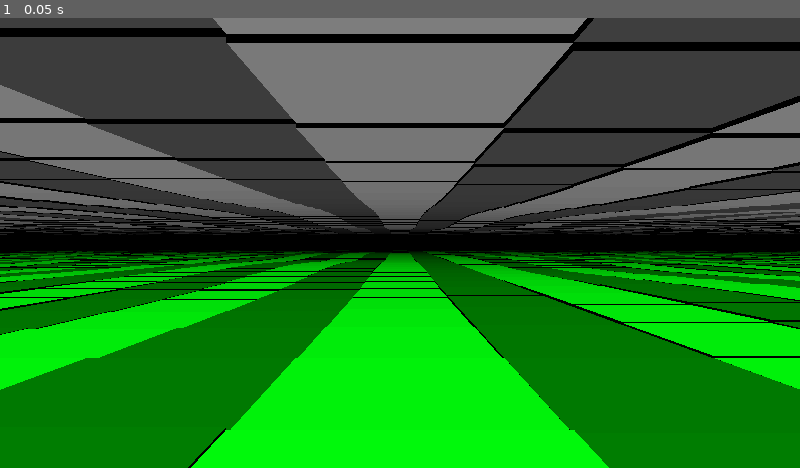
Above: before the commit, frame 1.
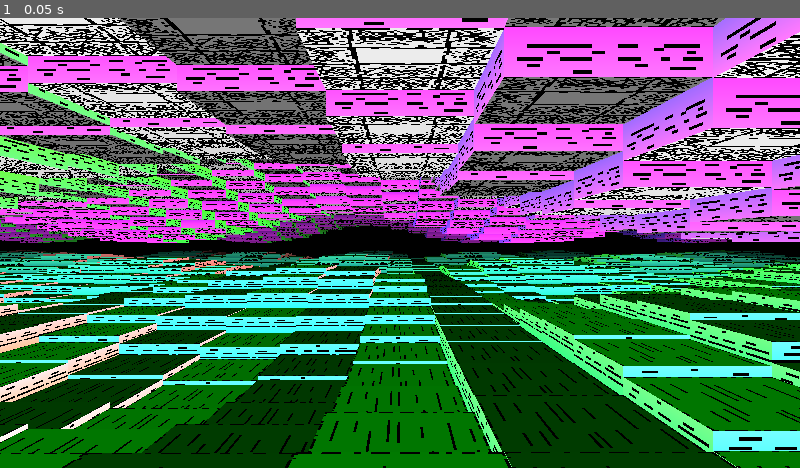
Above: after the commit, the same moment.

Repository: paulguy/3d-dungeon-test
Game: Godot game, scene res://node_3d.tscn
Same seed, same stepped clock (60 frames per second), same inputs: the game is played once before the commit and once after it.
Inputs:
- Up to frame 1 (0.05 s): no input

The runs differ from the first frame. In frame 1, 86% of the frame differs, in the area x 0-100%, y 0-100%.

Commit message:
Get the rest of the shader functionality in.
Probably still some bugs, still need to do stuff for heights.

Diff:
--- a/multi_mesh_instance_3d.gd
+++ b/multi_mesh_instance_3d.gd
@@ -32,6 +32,7 @@
 var positions_west : ImageTexture
 
 func set_view_parameters(mesh : MeshInstance3D, fov : float, depth : int,
+						 texture : CompressedTexture2D,
 						 heights_and_face_offsets : Image, face_hues_and_biases : Image,
 						 floor_north_south_hues : Image, floor_north_south_biases : Image,
 						 floor_east_west_hues : Image, floor_east_west_biases : Image,
@@ -40,6 +41,7 @@
 						 ceiling_east_west_hues : Image, ceiling_east_west_biases : Image,
 						 ceiling_side_texture_offsets : Image):
 	_mesh = mesh
+	_mesh.mesh.material.set_shader_parameter(&'albedo_texture', texture)
 	var positions : Array[Vector2i] = Array([], TYPE_VECTOR2I, "", null)
 	var count : int = 0
 	for i in depth:
--- a/node_3d.gd
+++ b/node_3d.gd
@@ -1,4 +1,7 @@
 extends Node3D
+
+# TODO: movement
+#       editing parameters
 
 const VIEW_DEPTH : int = 39
 const TEST_WORLD_WIDTH : int = 128
@@ -36,19 +39,31 @@
 	pos = Vector2i(64, 64)
 	# heights_and_face_offsets.fill(Color(-1.0, 0.0, 1.0, 0.0))
 
+	floor_north_south_hues.fill(Color(0.2, 0.4, 0.6, 0.8))
+	floor_north_south_biases.fill(Color(1.5, 0.5, 1.5, 0.5))
+	floor_east_west_hues.fill(Color(0.1, 0.3, 0.5, 0.7))
+	floor_east_west_biases.fill(Color(1.5, 0.5, 1.5, 0.5))
+	floor_side_texture_offsets.fill(Color(1.0, 1.0, 1.0, 1.0))
+	ceiling_north_south_hues.fill(Color(0.5, 0.6, 0.8, 1.0))
+	ceiling_north_south_biases.fill(Color(0.5, 1.5, 0.5, 1.5))
+	ceiling_east_west_hues.fill(Color(0.3, 0.5, 0.7, 0.9))
+	ceiling_east_west_biases.fill(Color(0.5, 1.5, 0.5, 1.5))
+	ceiling_side_texture_offsets.fill(Color(2.0, 2.0, 2.0, 2.0))
+
 	for y in TEST_WORLD_WIDTH:
 		for x in TEST_WORLD_HEIGHT:
 			var div : float = ((y * TEST_WORLD_WIDTH) + x) % 2 + 1
 			face_hues_and_biases.set_pixel(x, y, Color(0.5,
-													   1.0 / div,
 													   0.0,
-													   0.5 / div))
-			heights_and_face_offsets.set_pixel(x, y, Color((sin(x / 2.0) * cos(y / 2.0)) / 20.0 - 1.05,
+													   0.5 / div,
+													   1.0 / div))
+			heights_and_face_offsets.set_pixel(x, y, Color((sin(x / 2.0) * cos(y / 2.0)) / 2.0 - 1.5,
+														   (sin(x / 2.0) + cos(y / 2.0)) / 2.0 + 1.5,
 														   0.0,
-														   (sin(x / 2.0) + cos(y / 2.0)) / 20.0 + 1.05,
-														   0.0))
+														   3.0))
 
 	$'MultiMeshInstance3D'.set_view_parameters($'Pillar', $'Camera3D'.fov, VIEW_DEPTH,
+											   load("res://textures.png"),
 											   heights_and_face_offsets,
 											   face_hues_and_biases,
 											   floor_north_south_hues,
--- a/node_3d.gdshader
+++ b/node_3d.gdshader
@@ -8,27 +8,40 @@
 uniform sampler2D map_positions : filter_nearest; // Coordinate offsets for looking up data in textures
 
 // r = floor height
+// g = ceiling height
 // b = floor texture offset
-// g = ceiling height
 // a = ceiling texture_offset
 uniform sampler2D heights_and_face_offsets : filter_nearest;
 // r = floor hue
-// g = floor bias
-// b = ceiling hue
+// g = ceiling hue
+// b = floor bias
 // a = ceiling bias
 uniform sampler2D face_hues_and_biases : filter_nearest;
+// r - north top
+// g - north bottom
+// b - south top
+// a - south bottom
 uniform sampler2D floor_north_south_hues : filter_nearest;
 uniform sampler2D floor_north_south_biases : filter_nearest;
 uniform sampler2D floor_east_west_hues : filter_nearest;
 uniform sampler2D floor_east_west_biases : filter_nearest;
+// r - north
+// g - east
+// b - south
+// a - west
 uniform sampler2D floor_side_texture_offsets : filter_nearest;
 uniform sampler2D ceiling_north_south_hues : filter_nearest;
 uniform sampler2D ceiling_north_south_biases : filter_nearest;
 uniform sampler2D ceiling_east_west_hues : filter_nearest;
 uniform sampler2D ceiling_east_west_biases : filter_nearest;
 uniform sampler2D ceiling_side_texture_offsets : filter_nearest;
+uniform sampler2D albedo_texture : filter_nearest;
+/* TODO: block heights
+		 the rest of everything else
+		 textures and mapping stuff for heights
+*/
 
-vec3 hue2rgb(float val) {
+vec3 hue2rgb(float val, float bias) {
 	// in theory, each color starts at 1.0, then a notch is cut out
 	// W     R     Y     G     C     B     M
 	// 0.00  0.16  0.33  0.49  0.67  0.84  1.00
@@ -40,40 +53,76 @@
 
 	// |_    |     |     |    _|_   _|_   _|_
 	// |  \ _|_   _|_   _|_ /  |     |     |
+
+	// bias below 1.0 should darken, bias above 1.0 should "desaturate"
 	return vec3(1.0 - (((clamp(val, 0.33, 0.49) - 0.33) - (max(val, 0.84) - 0.84)) / 0.16),
 				1.0 - ((min(val, 0.16) - (clamp(val, 0.16, 0.32) - 0.16)) / 0.16) - ((clamp(val, 0.67, 0.83) - 0.67) / 0.16),
-				1.0 - ((min(val, 0.16) - (clamp(val, 0.49, 0.67) - 0.49)) / 0.16));
+				1.0 - ((min(val, 0.16) - (clamp(val, 0.49, 0.67) - 0.49)) / 0.16)) * max(bias, 1.0) + (bias - 1.0);
 }
 
 void vertex() {
 	int id = INSTANCE_ID % count;
 	int ceiling_mesh = INSTANCE_ID / count;
 	int floor_mesh = -(ceiling_mesh - 1);
+	float fceiling_mesh = float(ceiling_mesh);
+	float ffloor_mesh = float(floor_mesh);
 	vec2 world_pos = texelFetch(world_positions, ivec2(id, 0), 0).rg;
 	vec2 map_pos = texelFetch(map_positions, ivec2(id, 0), 0).rg + view_pos;
+	ivec2 imap_pos = ivec2(map_pos);
 
 	float horiz_face = abs(NORMAL.y); // will be 1.0 on top and bottom
-	float north_face = min(0.0, NORMAL.z);
-	float south_face = -max(0.0, NORMAL.z);
-	float west_face = min(0.0, NORMAL.x);
-	float east_face = -max(0.0, NORMAL.x);
-	float vert_face = abs(NORMAL.x) + abs(NORMAL.z); // will be 1.0 on the sides
+	float north_face = max(0.0, NORMAL.z);
+	float south_face = -min(0.0, NORMAL.z);
+	float west_face = max(0.0, NORMAL.x);
+	float east_face = -min(0.0, NORMAL.x);
 	float top_vert = max(VERTEX.y, 0.0) * 2.0;
 	float bottom_vert = min(VERTEX.y, 0.0) * -2.0;
 
-/*
-	COLOR.rgb = ((top_vert * vert_face) * (hue2rgb(COLOR.r) * COLOR.g) + // ceiling
-				 (bottom_vert * vert_face) * (hue2rgb(COLOR.b) * COLOR.a) + // floor
-				 (hue2rgb(INSTANCE_CUSTOM.r) * horiz_face * INSTANCE_CUSTOM.g)) *
-				(1.0 - (world_pos.y / (max_depth + 1.0)));
-*/
-	vec4 face_colors = texelFetch(face_hues_and_biases, ivec2(map_pos), 0);
-	COLOR.rgb = (((horiz_face * float(floor_mesh)) * (hue2rgb(face_colors.r) * face_colors.g)) +
-				 ((horiz_face * float(ceiling_mesh)) * (hue2rgb(face_colors.b) * face_colors.a))) *
+	vec4 face_colors = texelFetch(face_hues_and_biases, imap_pos, 0);
+	vec4 floor_ns_hues = texelFetch(floor_north_south_hues, imap_pos, 0);
+	vec4 floor_ns_biases = texelFetch(floor_north_south_biases, imap_pos, 0);
+	vec4 floor_ew_hues = texelFetch(floor_east_west_hues, imap_pos, 0);
+	vec4 floor_ew_biases = texelFetch(floor_east_west_biases, imap_pos, 0);
+	vec4 ceil_ns_hues = texelFetch(ceiling_north_south_hues, imap_pos, 0);
+	vec4 ceil_ns_biases = texelFetch(ceiling_north_south_biases, imap_pos, 0);
+	vec4 ceil_ew_hues = texelFetch(ceiling_east_west_hues, imap_pos, 0);
+	vec4 ceil_ew_biases = texelFetch(ceiling_east_west_biases, imap_pos, 0);
+	COLOR.rgb = (((horiz_face * ffloor_mesh) * hue2rgb(face_colors.r, face_colors.b)) +
+				 ((horiz_face * fceiling_mesh) * hue2rgb(face_colors.g, face_colors.a)) +
+				 ((north_face * ffloor_mesh * top_vert) * hue2rgb(floor_ns_hues.r, floor_ns_biases.r)) +
+				 ((north_face * ffloor_mesh * bottom_vert) * hue2rgb(floor_ns_hues.g, floor_ns_biases.g)) +
+				 ((south_face * ffloor_mesh * top_vert) * hue2rgb(floor_ns_hues.b, floor_ns_biases.b)) +
+				 ((south_face * ffloor_mesh * bottom_vert) * hue2rgb(floor_ns_hues.a, floor_ns_biases.a)) +
+				 ((east_face * ffloor_mesh * top_vert) * hue2rgb(floor_ew_hues.r, floor_ew_biases.r)) +
+				 ((east_face * ffloor_mesh * bottom_vert) * hue2rgb(floor_ew_hues.g, floor_ew_biases.g)) +
+				 ((west_face * ffloor_mesh * top_vert) * hue2rgb(floor_ew_hues.b, floor_ew_biases.b)) +
+				 ((west_face * ffloor_mesh * bottom_vert) * hue2rgb(floor_ew_hues.a, floor_ew_biases.a)) +
+				 ((north_face * fceiling_mesh * top_vert) * hue2rgb(ceil_ns_hues.r, ceil_ns_biases.r)) +
+				 ((north_face * fceiling_mesh * bottom_vert) * hue2rgb(ceil_ns_hues.g, ceil_ns_biases.g)) +
+				 ((south_face * fceiling_mesh * top_vert) * hue2rgb(ceil_ns_hues.b, ceil_ns_biases.b)) +
+				 ((south_face * fceiling_mesh * bottom_vert) * hue2rgb(ceil_ns_hues.a, ceil_ns_biases.a)) +
+				 ((east_face * fceiling_mesh * top_vert) * hue2rgb(ceil_ew_hues.r, ceil_ew_biases.r)) +
+				 ((east_face * fceiling_mesh * bottom_vert) * hue2rgb(ceil_ew_hues.g, ceil_ew_biases.g)) +
+				 ((west_face * fceiling_mesh * top_vert) * hue2rgb(ceil_ew_hues.b, ceil_ew_biases.b)) +
+				 ((west_face * fceiling_mesh * bottom_vert) * hue2rgb(ceil_ew_hues.a, ceil_ew_biases.a))) *
 				(1.0 - (world_pos.y / (max_depth + 1.0)));
 
-	vec2 heights = texelFetch(heights_and_face_offsets, ivec2(map_pos), 0).rb;
-	VERTEX.y += heights[ceiling_mesh];
+	ivec2 tex_size = textureSize(albedo_texture, 0);
+	vec4 height_and_face_offset = texelFetch(heights_and_face_offsets, imap_pos, 0);
+	vec4 floor_tex_offsets = texelFetch(floor_side_texture_offsets, imap_pos, 0);
+	vec4 ceiling_tex_offsets = texelFetch(ceiling_side_texture_offsets, imap_pos, 0);
+	vec2 uv_scale = vec2(1.0, float(tex_size.y / tex_size.x));
+	UV = (horiz_face * (((VERTEX.zx + 0.5) + vec2(0.0, height_and_face_offset[2 + ceiling_mesh])) / uv_scale)) +
+		 ((north_face * ffloor_mesh) * (((vec2(VERTEX.x, -VERTEX.y) + 0.5) + vec2(0.0, floor_tex_offsets.r)) / uv_scale)) +
+		 ((east_face * ffloor_mesh) * (((vec2(VERTEX.z, -VERTEX.y) + 0.5) + vec2(0.0, floor_tex_offsets.g)) / uv_scale)) +
+		 ((south_face * ffloor_mesh) * (((-VERTEX.xy + 0.5) + vec2(0.0, floor_tex_offsets.b)) / uv_scale)) +
+		 ((west_face * ffloor_mesh) * (((-VERTEX.zy + 0.5) + vec2(0.0, floor_tex_offsets.a)) / uv_scale)) +
+		 ((north_face * fceiling_mesh) * (((vec2(VERTEX.x, -VERTEX.y) + 0.5) + vec2(0.0, ceiling_tex_offsets.r)) / uv_scale)) +
+		 ((east_face * fceiling_mesh) * (((vec2(VERTEX.z, -VERTEX.y) + 0.5) + vec2(0.0, ceiling_tex_offsets.g)) / uv_scale)) +
+		 ((south_face * fceiling_mesh) * (((-VERTEX.xy + 0.5) + vec2(0.0, ceiling_tex_offsets.b)) / uv_scale)) +
+		 ((west_face * fceiling_mesh) * (((-VERTEX.zy + 0.5) + vec2(0.0, ceiling_tex_offsets.a)) / uv_scale));
+
+	VERTEX.y += height_and_face_offset[ceiling_mesh];
 	VERTEX = (MODELVIEW_MATRIX * vec4(VERTEX, 1.0)).xyz;
 	NORMAL = normalize((MODELVIEW_MATRIX * vec4(NORMAL, 0.0)).xyz);
 	BINORMAL = normalize((MODELVIEW_MATRIX * vec4(BINORMAL, 0.0)).xyz);
@@ -81,7 +130,8 @@
 }
 
 void fragment() {
-	ALBEDO = COLOR.rgb;
+	ALBEDO = texture(albedo_texture, UV).rgb * COLOR.rgb;
+	//ALBEDO = vec3(UV, 1.0) * COLOR.rgb;
 }
 
 //void light() {
Binary file added: textures.aseprite
Binary file added: textures.png
Not shown, added: textures.png.import
